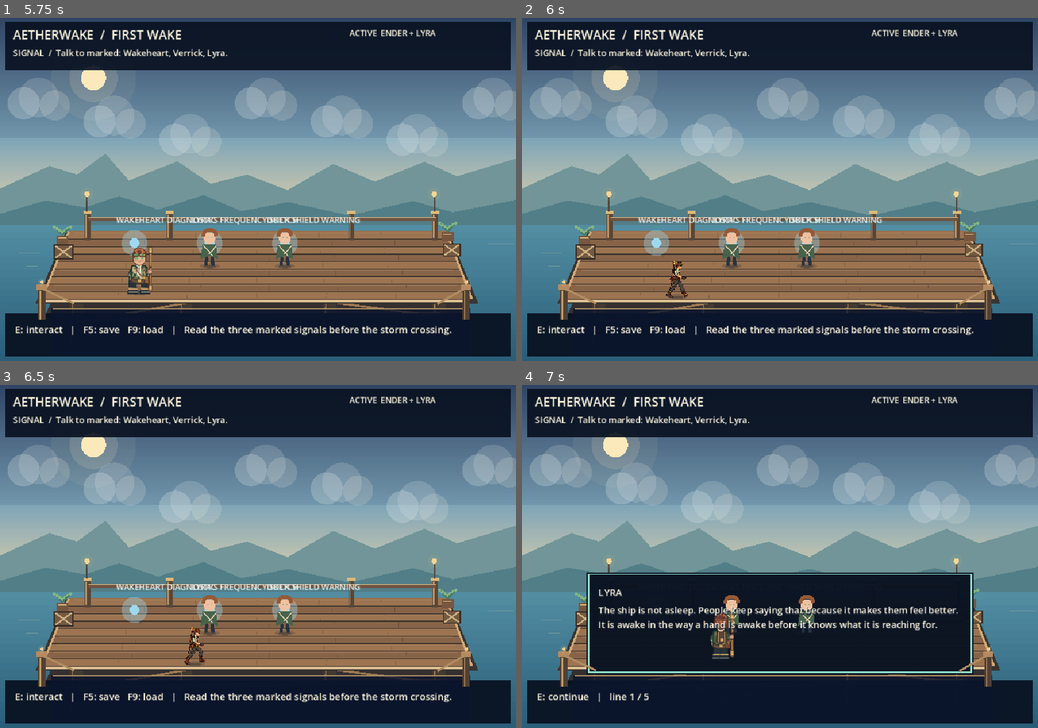
Above: before the commit, frames 1-4 (two rows, left to right).
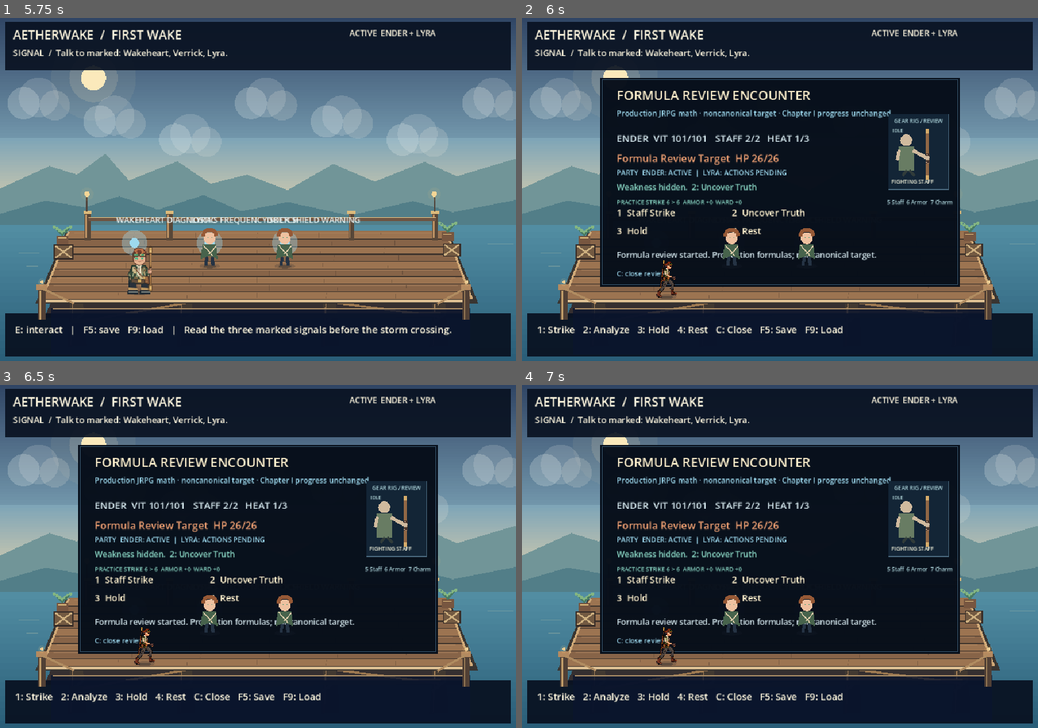
Above: after the commit, the same moments.

Repository: ndrorchestration/ToSailaStarrySky-jrpg
Game: Godot game, scene res://scenes/first_wake_chapter1_player_preview.tscn
Same seed, same stepped clock (60 frames per second), same inputs: the game is played once before the commit and once after it.
Inputs:
- Up to frame 1 (5.75 s): tap Enter at 0.5, 2 s; hold Right (ui_right) 0.53-1.28 s; tap 1 (aetherwake_ch1_choice_a) at 0.6 s; tap Space at 1.25 s; hold Down (ui_down) 1.28-2.03 s; tap 2 (aetherwake_ch1_choice_b) at 1.35 s; hold Right (ui_right) 2.03-2.78 s; tap 3 (aetherwake_ch1_choice_c) at 2.1 s; hold Up (ui_up) 2.78-3.53 s; tap 4 (aetherwake_ch1_combat_rest) at 2.85 s; hold Left (ui_left) 3.53-5.03 s; tap 7 (aetherwake_ch1_equip_accessory_preview) at 3.6 s; tap 6 (aetherwake_ch1_equip_armor_preview) at 4.35 s; hold Down (ui_down) from 5.03 s (still down); tap 5 (aetherwake_ch1_equip_weapon_preview) at 5.1 s
- Up to frame 2 (6 s): release Down (ui_down) at 5.78 s; hold Right (ui_right) from 5.78 s (still down); tap C (aetherwake_ch1_formula_review) at 5.85 s
- Up to frame 3 (6.5 s): keep holding Right (ui_right)
- Up to frame 4 (7 s): release Right (ui_right) at 6.53 s; hold Up (ui_up) from 6.53 s (still down); tap E (aetherwake_ch1_interact) at 6.6 s

Frame 1 is identical in both runs. In frame 2, 43% of the frame differs, in the area x 3-88%, y 17-93%; in frame 3, 43%; in frame 4, 35%.
Error before the commit: Parse Error: Cannot infer the type of "item_id" variable because the value doesn't have a set type. (res://scripts/battle_equipment_training_profile.gd:34)

Commit message:
fix(godot): explicitly type loadout item ID for native GDScript compile

Diff:
--- a/godot/scripts/battle_equipment_training_profile.gd
+++ b/godot/scripts/battle_equipment_training_profile.gd
@@ -31,7 +31,7 @@
     }
     # Count the currently wielded weapon, not a stowed secondary slot.
     for slot_id in ["mainWeapon", "bodyArmor", "accessory"]:
-        var item_id := loadout.item_id_for(slot_id)
+        var item_id: String = str(loadout.item_id_for(slot_id))
         if item_id.is_empty():
             continue
         if slot_id == "mainWeapon" and loadout.held_slot != "mainWeapon":
